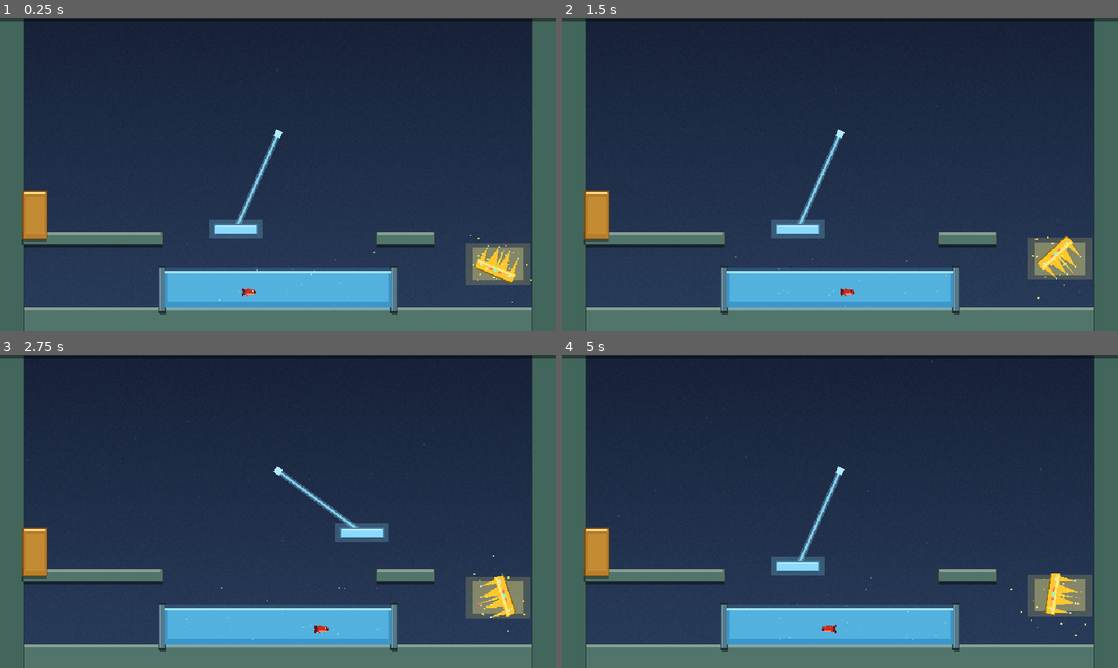
Above: before the commit, frames 1-4 (two rows, left to right).
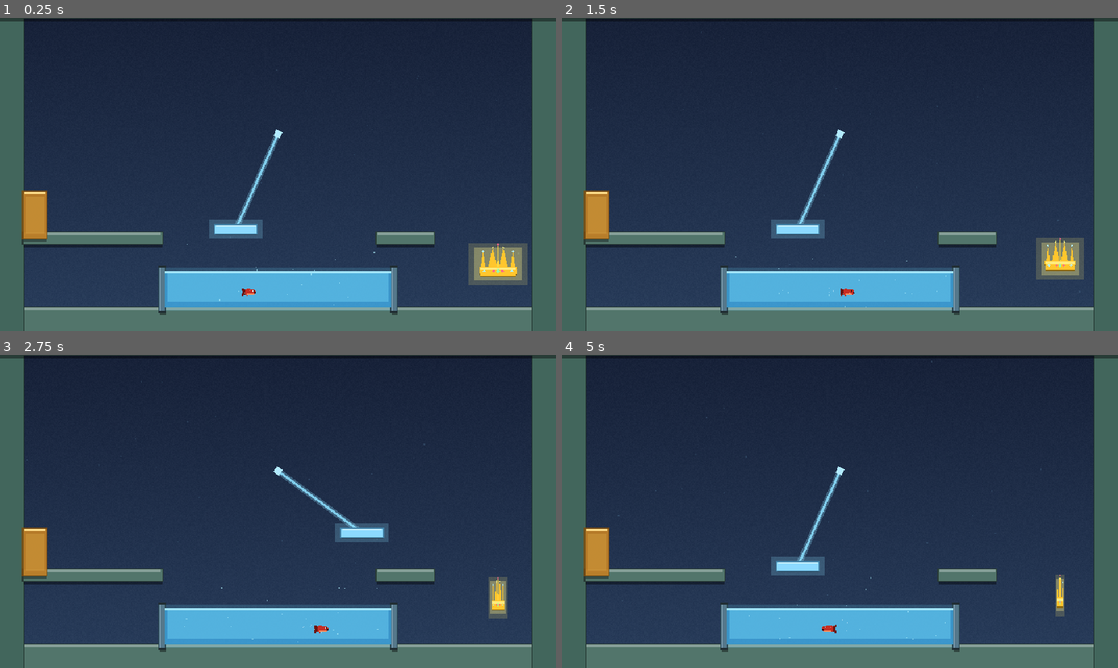
Above: after the commit, the same moments.

Repository: andy-augustine/godot-helloworld
Game: Godot game, scene res://rooms/ThirdRoom.tscn
The game is run twice, just before and just after one commit, with the same random seed, the same clock (stepped at 60 frames per second) and the same inputs. This scene is started directly instead of the project's main scene.
Inputs (mouse positions are in pixels of both pictures, inside the frame that each line leads up to):
- Up to frame 1 (0.25 s): no input
- Up to frame 2 (1.5 s): tap Enter (ui_accept) at 0.5 s; move the mouse to (962, 158) at 0.52 s; hold D (move_right) 0.53-1.25 s; tap Shift (dash) at 0.6 s; click (962, 158) at 0.67 s; tap Space (jump) at 0.77 s; drag from (728, 190) to (840, 290) at 1.27 s
- Up to frame 3 (2.75 s): move the mouse to (333, 442) at 2.02 s; hold D (move_right) from 2.03 s (still down); tap Shift (dash) at 2.1 s
- Up to frame 4 (5 s): release D (move_right) at 2.75 s; drag from (812, 574) to (1062, 599) at 2.77 s; move the mouse to (1006, 558) at 3.52 s; hold A (move_left) 3.53-4.25 s; tap Shift (dash) at 3.6 s; tap Space (jump) at 3.77 s; drag from (673, 464) to (1062, 602) at 4.27 s

The runs differ from the first frame. In frame 1, 0.6% of the frame differs, in the area x 83-96%, y 69-91%; in frame 2, 1.0%; in frame 3, 1.4%; in frame 4, 1.5%, in the area x 80-96%, y 69-90%.

Commit message:
Crown spins like a head-worn crown; confetti is now rainbow per piece
Crown:
- Drop the pinwheel rotation (rotation += SPIN_SPEED * delta) and
  replace with scale.x = cos(t * SPIN_SPEED). Result: the crown reads
  as rotating around an imagined vertical axis through the wearer's
  head — full width when facing the camera, edge-on when at 90°/270°,
  mirrored at 180°. Rotation stays at 0 so the band stays horizontal.
- Move GlowOuter / GlowInner inside the Visual node so the glow scales
  with the head-spin instead of floating as a static halo behind it.
- Delete the Sparkle CPUParticles2D from the scene and the matching
  burst code from Crown.gd. Pickup just calls hud.play_crown_pickup
  and frees.

Confetti: gradient now has 8 evenly-spaced stops with interpolation_mode
= CONSTANT (sharp transitions). With color_initial_ramp sampling a
random U per particle, each confetti piece lands in one of red, orange,
yellow, green, blue, purple, pink, white — distinct rainbow colors
instead of the previous interpolated wash.

Co-Authored-By: Claude Opus 4.7 (1M context) <noreply@anthropic.com>

Diff:
--- a/hazards/Crown.gd
+++ b/hazards/Crown.gd
@@ -13,10 +13,9 @@
 # Player contact uses Area2D.body_entered so it fires on the first overlap;
 # subsequent overlaps are no-ops because the node is freed in the same call.
 
-const SPIN_SPEED: float = 1.6           # radians/sec, full visible rotation
+const SPIN_SPEED: float = 1.6           # radians/sec around the imagined head Y-axis
 const BOB_AMPLITUDE: float = 6.0        # px peak-to-baseline
 const BOB_PERIOD: float = 1.8           # sec per full bob cycle
-const FLASH_COLOR: Color = Color(1, 1, 1, 1)
 
 var _t: float = 0.0
 var _origin_y: float = 0.0
@@ -34,10 +33,15 @@
 	if _claimed:
 		return
 	_t += delta
-	# Bob in y, spin around z. Spin is on the visual node so the Area2D
-	# CollisionShape stays axis-aligned (avoids weird rotated-box hit-tests).
 	position.y = _origin_y + sin(_t * TAU / BOB_PERIOD) * BOB_AMPLITUDE
-	_visual.rotation += SPIN_SPEED * delta
+	# Head-spin illusion: simulate the crown rotating around an imagined
+	# vertical axis through the wearer's head. In 2D we fake this with a
+	# horizontal scale that follows cos(angle): full width at 0° and 180°
+	# (front + back of crown), zero width at 90° + 270° (edge-on). Negative
+	# scale.x mirrors the design — fine because the crown is symmetric.
+	# Rotation stays at 0, so the band stays horizontal — distinct from the
+	# pinwheel-spin we replaced.
+	_visual.scale.x = cos(_t * SPIN_SPEED)
 
 
 func _on_body_entered(body: Node2D) -> void:
@@ -51,15 +55,5 @@
 	var hud: Node = get_tree().get_first_node_in_group("hud")
 	if hud and hud.has_method("play_crown_pickup"):
 		hud.play_crown_pickup(global_position)
-	# Sparkle burst from the crown itself before freeing — so the moment of
-	# pickup reads even if the HUD effect is delayed by a frame.
-	var burst: CPUParticles2D = $Sparkle
-	burst.amount = 64
-	burst.initial_velocity_max = 320.0
-	burst.lifetime = 1.2
-	burst.restart()
-	# Pop and free. queue_free with a short delay so the burst can play out.
 	set_deferred("monitoring", false)
-	visible = false
-	await get_tree().create_timer(0.05).timeout
 	queue_free()
--- a/hazards/Crown.tscn
+++ b/hazards/Crown.tscn
@@ -13,15 +13,15 @@
 [node name="CollisionShape2D" type="CollisionShape2D" parent="."]
 shape = SubResource("RectangleShape2D_crown")
 
-[node name="GlowOuter" type="Polygon2D" parent="."]
+[node name="Visual" type="Node2D" parent="."]
+
+[node name="GlowOuter" type="Polygon2D" parent="Visual"]
 color = Color(1, 0.92, 0.45, 0.18)
 polygon = PackedVector2Array(-56, -36, 56, -36, 56, 36, -56, 36)
 
-[node name="GlowInner" type="Polygon2D" parent="."]
+[node name="GlowInner" type="Polygon2D" parent="Visual"]
 color = Color(1, 0.95, 0.55, 0.32)
 polygon = PackedVector2Array(-44, -28, 44, -28, 44, 28, -44, 28)
-
-[node name="Visual" type="Node2D" parent="."]
 
 [node name="BandShadow" type="Polygon2D" parent="Visual"]
 color = Color(0.55, 0.4, 0.05, 0.95)
@@ -94,18 +94,3 @@
 [node name="SpikeTip5" type="Polygon2D" parent="Visual"]
 color = Color(0.7, 0.95, 1, 1)
 polygon = PackedVector2Array(26, -22, 28, -24, 30, -22, 28, -20)
-
-[node name="Sparkle" type="CPUParticles2D" parent="."]
-amount = 24
-lifetime = 1.4
-preprocess = 1.4
-emission_shape = 1
-emission_sphere_radius = 30.0
-direction = Vector2(0, -1)
-spread = 180.0
-gravity = Vector2(0, 12)
-initial_velocity_min = 18.0
-initial_velocity_max = 64.0
-scale_amount_min = 1.5
-scale_amount_max = 3.5
-color = Color(1, 0.92, 0.45, 0.85)
--- a/hud/HUD.tscn
+++ b/hud/HUD.tscn
@@ -6,8 +6,9 @@
 [ext_resource type="PackedScene" path="res://hud/AbilityStrip.tscn" id="4_strip"]
 
 [sub_resource type="Gradient" id="Gradient_confetti"]
-offsets = PackedFloat32Array(0, 0.16, 0.32, 0.5, 0.66, 0.83, 1)
-colors = PackedColorArray(1, 0.36, 0.45, 1, 1, 0.78, 0.2, 1, 0.55, 1, 0.55, 1, 0.4, 0.78, 1, 1, 0.85, 0.5, 1, 1, 1, 0.4, 0.85, 1, 0.95, 0.95, 0.4, 1)
+interpolation_mode = 1
+offsets = PackedFloat32Array(0, 0.143, 0.286, 0.428, 0.571, 0.714, 0.857, 1)
+colors = PackedColorArray(1, 0.18, 0.18, 1, 1, 0.55, 0.1, 1, 1, 0.92, 0.18, 1, 0.2, 0.85, 0.32, 1, 0.18, 0.55, 1, 1, 0.55, 0.25, 0.95, 1, 1, 0.32, 0.78, 1, 1, 0.95, 0.95, 1)
 
 [sub_resource type="GradientTexture1D" id="GradientTexture1D_confetti"]
 gradient = SubResource("Gradient_confetti")
